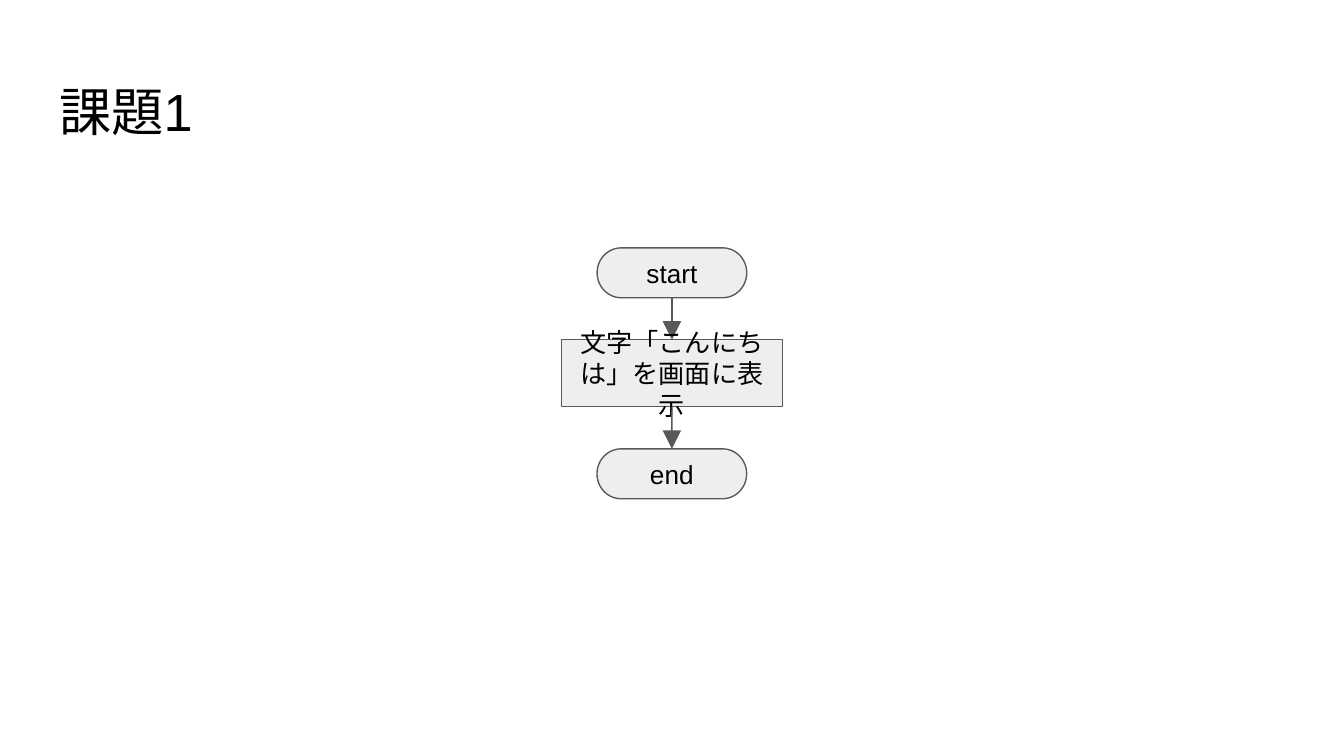
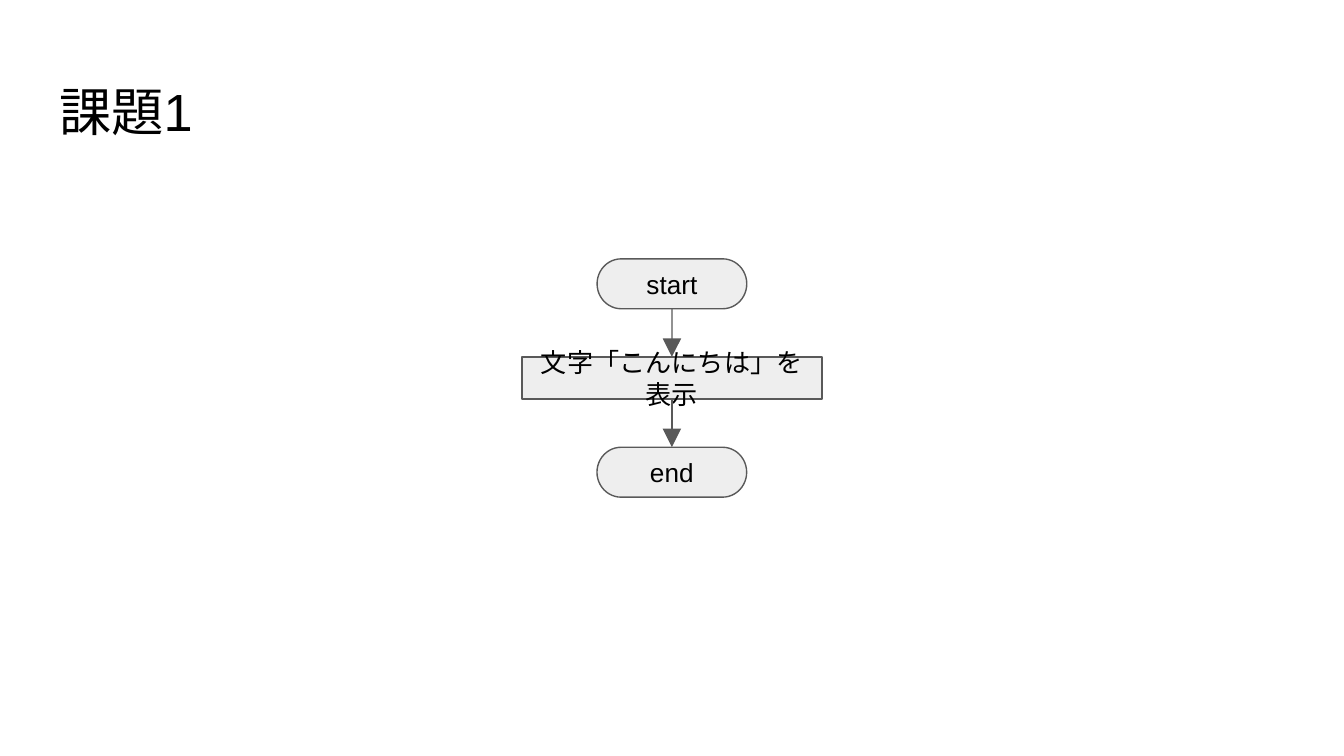
Before and after one commit to ryosuke89/Challenge, a slide deck: slide 1 of challenge_0/flowchart.pptx. Drawn at 1344x756 pixels with LibreOffice and Linux fonts; fonts in the diff are those of the drawing. Boxes give left, top, right and bottom in pixels: in the first picture for what was removed or moved away, otherwise in the second. Text is boxed around its words. In the diff, an @@ line names an element or a change of style, - is before the commit and + after.

```diff
--- a/challenge_0/flowchart.pptx
+++ b/challenge_0/flowchart.pptx
@@ pill shape "start" moved from (x1=597, y1=247, x2=746, y2=297) to (x1=597, y1=259, x2=746, y2=309) @@
@@ arrow moved from (672, 298) - (672, 340) to (672, 309) - (672, 358) @@
@@ rectangle "文字「こんにちは」を表示" resized from (x1=562, y1=340, x2=784, y2=407) to (x1=521, y1=358, x2=821, y2=399) @@
@@ text in rectangle at (x1=541, y1=345, x2=803, y2=411): text changed @@
-文字「こんにちは」を画面に表示
+文字「こんにちは」を表示
@@ arrow moved from (672, 407) - (672, 449) to (672, 399) - (672, 448) @@
```
Also in this commit, not shown: 6 other slides changed.
